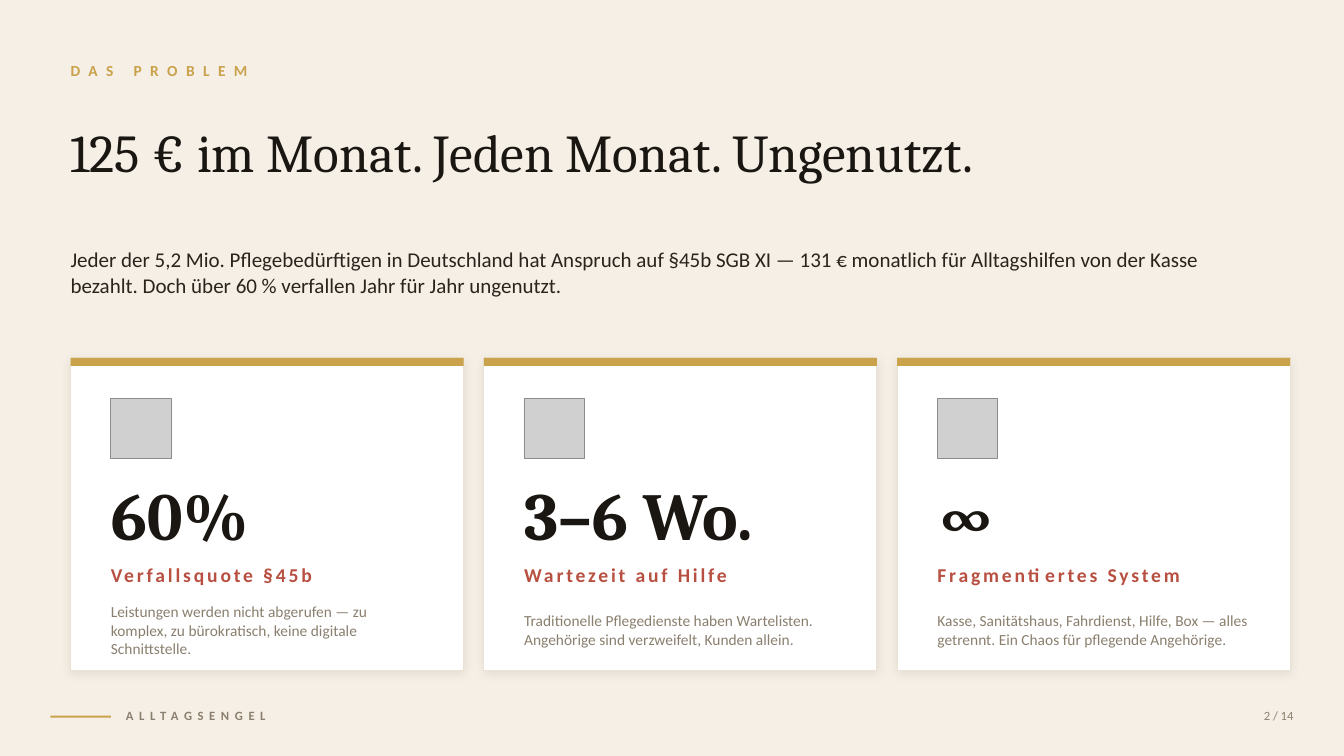
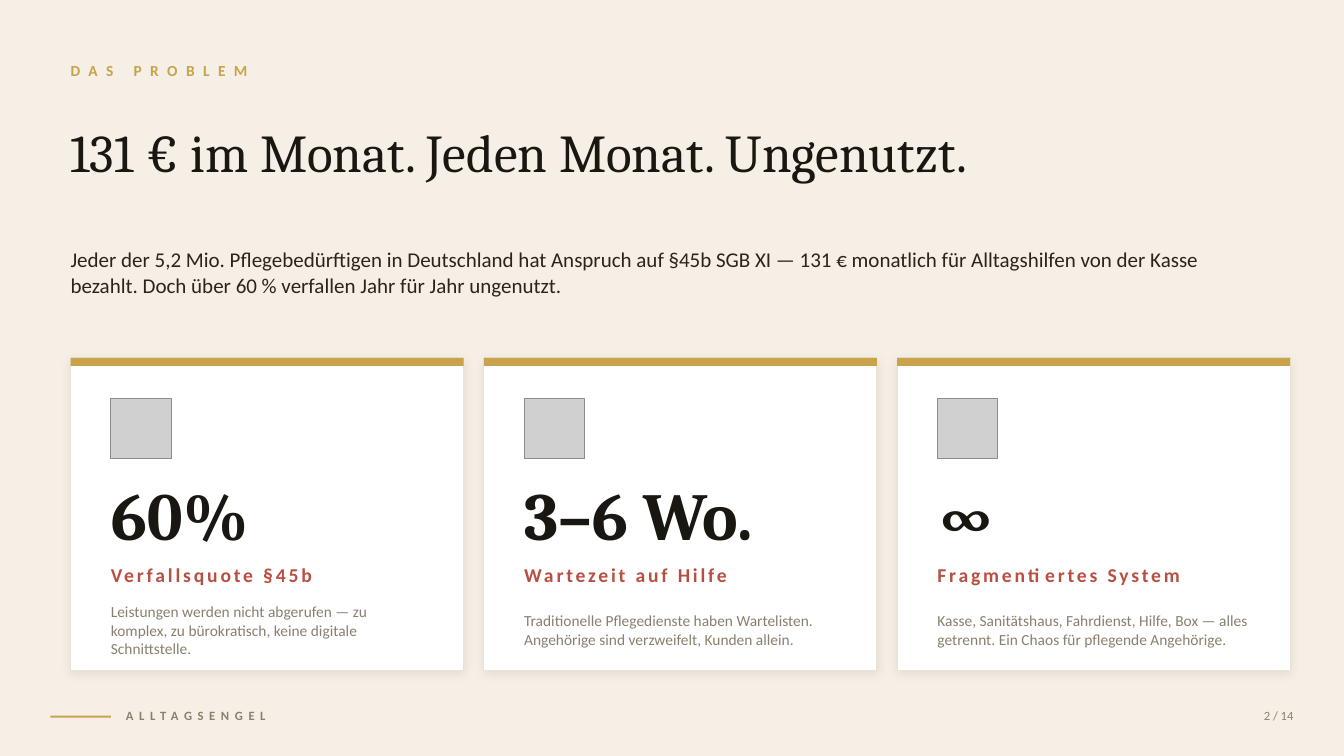
Before and after one commit to YusufFerhatDemir/alltagsengel, a slide deck: slide 2 of investor/AlltagsEngel_PitchDeck_2026.pptx. Drawn at 1344x756 pixels with LibreOffice and Linux fonts; fonts in the diff are those of the drawing; grey boxes stand for pictures. Boxes give left, top, right and bottom in pixels: in the first picture for what was removed or moved away, otherwise in the second. Text is boxed around its words. In the diff, an @@ line names an element or a change of style, - is before the commit and + after.

```diff
--- a/investor/AlltagsEngel_PitchDeck_2026.pptx
+++ b/investor/AlltagsEngel_PitchDeck_2026.pptx
@@ text at bbox=[71, 135, 967, 184]: text changed @@
-125 € im Monat. Jeden Monat. Ungenutzt.
+131 € im Monat. Jeden Monat. Ungenutzt.
```
Also in this commit, not shown: 2 other slides changed, 8 other files.
